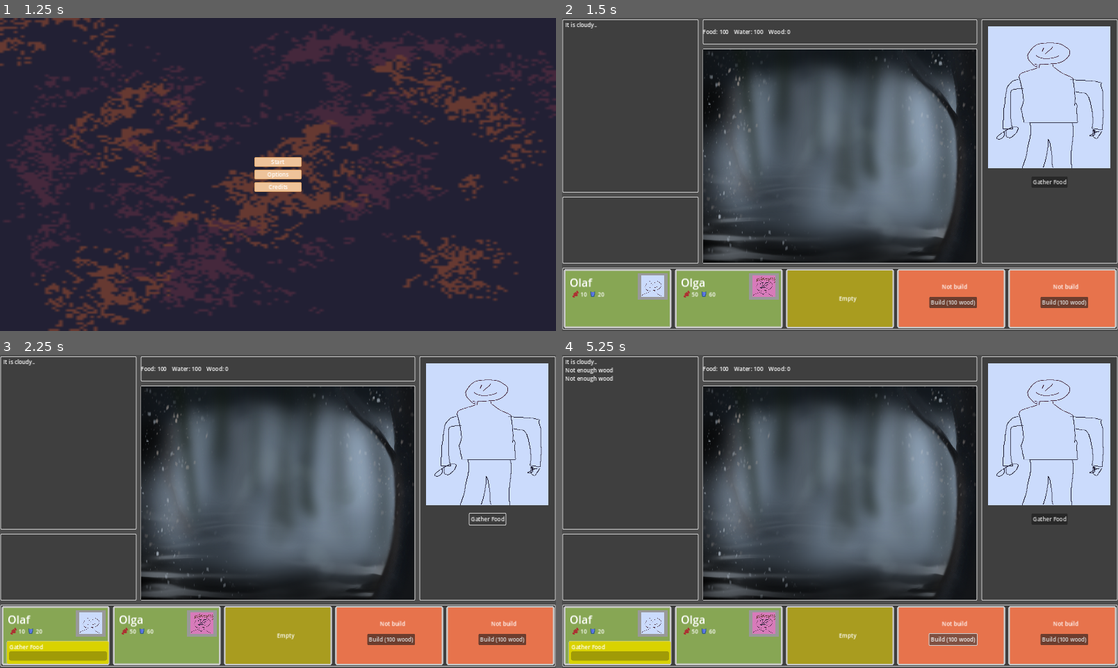
Above: before the commit, frames 1-4 (two rows, left to right).
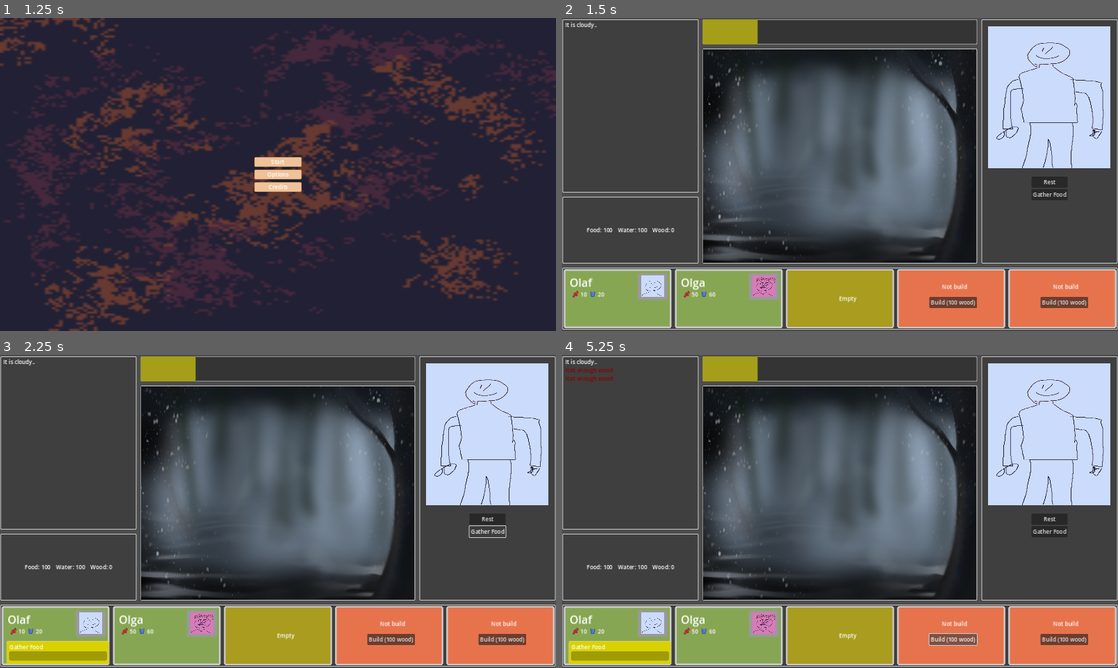
Above: after the commit, the same moments.

Repository: KoB-Kirito/Ludum-Dare-54
Game: Godot game, scene res://game/menu/title_screen.tscn
Same seed, same stepped clock (60 frames per second), same inputs: the game is played once before the commit and once after it.
Inputs (mouse positions are in pixels of both pictures, inside the frame that each line leads up to):
- Up to frame 1 (1.25 s): tap Enter at 0.5 s; move the mouse to (400, 158) at 0.52 s; click (400, 158) at 0.67 s
- Up to frame 2 (1.5 s): click "Start" at 1.25 s
- Up to frame 3 (2.25 s): click "Gather Food" at 2 s
- Up to frame 4 (5.25 s): click "Gather Food" (after the commit: "Rest") at 2.75 s; click "Build (100 wood)" at 3.5 s; click "Gather Food" (after the commit: "Rest") at 4.25 s; click "Build (100 wood)" at 5 s

Frame 1 is identical in both runs. In frame 2, 1.3% of the frame differs, in the area x 4-91%, y 0-69%; in frame 3, 1.4%; in frame 4, 1.5%, in the area x 0-91%, y 0-69%.

Commit message:
Characters appear randomly

Diff:
--- a/game/main/bed.gd
+++ b/game/main/bed.gd
@@ -75,7 +75,7 @@
 
 func _on_build_button_pressed() -> void:
 	if Globals.wood < 100:
-		Events.show_text.emit("Not enough wood")
+		Events.show_text.emit("Not enough wood", Color.DARK_RED)
 		return
 
 	Globals.wood -= 100
--- a/game/main/main.tscn
+++ b/game/main/main.tscn
@@ -14,11 +14,13 @@
 [ext_resource type="Texture2D" uid="uid://cpqna4n44yo76" path="res://assets/shelter_afternoon.png" id="5_a1pxu"]
 [ext_resource type="Texture2D" uid="uid://dcfnobqhjuxwc" path="res://assets/shelter_evening.png" id="6_5d6ox"]
 [ext_resource type="Texture2D" uid="uid://c8aqn0afsg7y6" path="res://assets/characters/olga.png" id="6_8xp8g"]
+[ext_resource type="Texture2D" uid="uid://ch8gn1t4ntb5q" path="res://assets/characters/emily.png" id="6_recy5"]
 [ext_resource type="Texture2D" uid="uid://cnt0mqefrc6ni" path="res://assets/shelter_night.png" id="7_dw64p"]
-[ext_resource type="Texture2D" uid="uid://ch8gn1t4ntb5q" path="res://assets/CharacterImages/Emily_Screenshot.png" id="7_f6bnv"]
 [ext_resource type="Texture2D" uid="uid://dmtrnpnk1ahsj" path="res://assets/characters/olga_portrait.png" id="7_pmpj5"]
+[ext_resource type="Texture2D" uid="uid://c1rkxq1i2vk34" path="res://assets/characters/emily_portrait.png" id="7_wclki"]
 [ext_resource type="Script" path="res://game/main/managers/action_manager.gd" id="8_bedgx"]
-[ext_resource type="Texture2D" uid="uid://c1rkxq1i2vk34" path="res://assets/CharacterImages/Emily_Screenshot_Portrait.png" id="8_uujek"]
+[ext_resource type="Texture2D" uid="uid://cmcoaurheiyf8" path="res://assets/characters/lizz.png" id="10_b1hmk"]
+[ext_resource type="Texture2D" uid="uid://bd40rskyv06q1" path="res://assets/characters/lizz_portrait.png" id="11_o2e3c"]
 [ext_resource type="AudioStream" uid="uid://bgyogqxddrekg" path="res://assets/sounds/shs_cyber_button_ui_shooter_military_2.wav" id="14_443j1"]
 [ext_resource type="Script" path="res://game/main/ui.gd" id="15_vc2hc"]
 [ext_resource type="Script" path="res://game/actions/gather_water.gd" id="17_3u541"]
@@ -36,18 +38,38 @@
 script = ExtResource("17_3u541")
 amount = 1
 
-[sub_resource type="Resource" id="Resource_06p4a"]
-script = ExtResource("18_5ewfh")
-amount = 1
-
 [sub_resource type="Resource" id="Resource_bncd3"]
 script = ExtResource("3_y8oa7")
 name = "Emily"
-portrait = ExtResource("8_uujek")
-image = ExtResource("7_f6bnv")
+portrait = ExtResource("7_wclki")
+image = ExtResource("6_recy5")
 hunger = 2
 thirst = 3
-actions = Array[ExtResource("3_veadd")]([SubResource("Resource_e5twr"), SubResource("Resource_htoye"), SubResource("Resource_mjvpr"), SubResource("Resource_06p4a")])
+actions = Array[ExtResource("3_veadd")]([SubResource("Resource_e5twr"), SubResource("Resource_htoye"), SubResource("Resource_mjvpr")])
+
+[sub_resource type="Resource" id="Resource_q8sb1"]
+script = ExtResource("3_veadd")
+
+[sub_resource type="Resource" id="Resource_ygnup"]
+script = ExtResource("3_66gar")
+amount = 1
+
+[sub_resource type="Resource" id="Resource_2mwpi"]
+script = ExtResource("17_3u541")
+amount = 1
+
+[sub_resource type="Resource" id="Resource_5eup4"]
+script = ExtResource("18_5ewfh")
+amount = 1
+
+[sub_resource type="Resource" id="Resource_wyucf"]
+script = ExtResource("3_y8oa7")
+name = "Lizz"
+portrait = ExtResource("11_o2e3c")
+image = ExtResource("10_b1hmk")
+hunger = 4
+thirst = 5
+actions = Array[ExtResource("3_veadd")]([SubResource("Resource_q8sb1"), SubResource("Resource_ygnup"), SubResource("Resource_2mwpi"), SubResource("Resource_5eup4")])
 
 [sub_resource type="StyleBoxFlat" id="StyleBoxFlat_36111"]
 bg_color = Color(0.247059, 0.247059, 0.247059, 1)
@@ -60,6 +82,16 @@
 corner_radius_bottom_right = 3
 corner_radius_bottom_left = 3
 
+[sub_resource type="StyleBoxFlat" id="StyleBoxFlat_67aux"]
+bg_color = Color(0.643137, 0.619608, 0.0980392, 1)
+corner_radius_top_left = 5
+corner_radius_top_right = 5
+corner_radius_bottom_right = 5
+corner_radius_bottom_left = 5
+
+[sub_resource type="Resource" id="Resource_m02x4"]
+script = ExtResource("3_veadd")
+
 [sub_resource type="Resource" id="Resource_bumkp"]
 script = ExtResource("3_66gar")
 amount = null
@@ -71,7 +103,10 @@
 image = ExtResource("3_n4fpq")
 hunger = 10
 thirst = 20
-actions = Array[ExtResource("3_veadd")]([SubResource("Resource_bumkp")])
+actions = Array[ExtResource("3_veadd")]([SubResource("Resource_m02x4"), SubResource("Resource_bumkp")])
+
+[sub_resource type="Resource" id="Resource_32xf0"]
+script = ExtResource("3_veadd")
 
 [sub_resource type="Resource" id="Resource_wt2mr"]
 script = ExtResource("17_3u541")
@@ -88,7 +123,7 @@
 image = ExtResource("6_8xp8g")
 hunger = 50
 thirst = 60
-actions = Array[ExtResource("3_veadd")]([SubResource("Resource_wt2mr"), SubResource("Resource_8tjcw")])
+actions = Array[ExtResource("3_veadd")]([SubResource("Resource_32xf0"), SubResource("Resource_wt2mr"), SubResource("Resource_8tjcw")])
 
 [node name="Main" type="Control"]
 layout_mode = 3
@@ -104,7 +139,7 @@
 [node name="CharacterManager" type="Node" parent="Logic"]
 unique_name_in_owner = true
 script = ExtResource("2_414vw")
-characters = Array[ExtResource("3_y8oa7")]([SubResource("Resource_bncd3")])
+characters = Array[ExtResource("3_y8oa7")]([SubResource("Resource_bncd3"), SubResource("Resource_wyucf")])
 
 [node name="PhaseManager" type="Node" parent="Logic"]
 unique_name_in_owner = true
@@ -193,6 +228,30 @@
 layout_mode = 2
 theme_override_styles/panel = SubResource("StyleBoxFlat_36111")
 
+[node name="ResourcesContainer" type="HBoxContainer" parent="UI/VBoxContainer/TopContainer/TopLeftContainer/DepotContainer"]
+layout_mode = 2
+size_flags_horizontal = 3
+theme_override_constants/separation = 16
+alignment = 1
+
+[node name="FoodLabel" type="Label" parent="UI/VBoxContainer/TopContainer/TopLeftContainer/DepotContainer/ResourcesContainer"]
+unique_name_in_owner = true
+layout_mode = 2
+text = "Food: 100
+"
+
+[node name="WaterLabel" type="Label" parent="UI/VBoxContainer/TopContainer/TopLeftContainer/DepotContainer/ResourcesContainer"]
+unique_name_in_owner = true
+layout_mode = 2
+text = "Water: 100
+"
+
+[node name="WoodLabel" type="Label" parent="UI/VBoxContainer/TopContainer/TopLeftContainer/DepotContainer/ResourcesContainer"]
+unique_name_in_owner = true
+layout_mode = 2
+text = "Wood: 0
+"
+
 [node name="TopMiddleContainer" type="VBoxContainer" parent="UI/VBoxContainer/TopContainer"]
 layout_mode = 2
 size_flags_horizontal = 3
@@ -209,32 +268,15 @@
 layout_mode = 2
 theme_override_styles/panel = SubResource("StyleBoxFlat_36111")
 
-[node name="HBoxContainer" type="HBoxContainer" parent="UI/VBoxContainer/TopContainer/TopMiddleContainer/TopMiddleTopContainer"]
-layout_mode = 2
-alignment = 2
-
-[node name="ResourcesContainer" type="HBoxContainer" parent="UI/VBoxContainer/TopContainer/TopMiddleContainer/TopMiddleTopContainer/HBoxContainer"]
-layout_mode = 2
-size_flags_horizontal = 3
-theme_override_constants/separation = 16
-
-[node name="FoodLabel" type="Label" parent="UI/VBoxContainer/TopContainer/TopMiddleContainer/TopMiddleTopContainer/HBoxContainer/ResourcesContainer"]
-unique_name_in_owner = true
-layout_mode = 2
-text = "Food: 100
-"
-
-[node name="WaterLabel" type="Label" parent="UI/VBoxContainer/TopContainer/TopMiddleContainer/TopMiddleTopContainer/HBoxContainer/ResourcesContainer"]
-unique_name_in_owner = true
-layout_mode = 2
-text = "Water: 100
-"
-
-[node name="WoodLabel" type="Label" parent="UI/VBoxContainer/TopContainer/TopMiddleContainer/TopMiddleTopContainer/HBoxContainer/ResourcesContainer"]
-unique_name_in_owner = true
-layout_mode = 2
-text = "Wood: 0
-"
+[node name="DayProgress" type="ProgressBar" parent="UI/VBoxContainer/TopContainer/TopMiddleContainer/TopMiddleTopContainer"]
+unique_name_in_owner = true
+layout_mode = 2
+size_flags_vertical = 1
+theme_override_styles/fill = SubResource("StyleBoxFlat_67aux")
+max_value = 5.0
+step = 1.0
+value = 1.0
+show_percentage = false
 
 [node name="ShelterContainer" type="MarginContainer" parent="UI/VBoxContainer/TopContainer/TopMiddleContainer"]
 layout_mode = 2
--- a/game/main/managers/action_manager.gd
+++ b/game/main/managers/action_manager.gd
@@ -10,12 +10,12 @@
 
 func on_food_collected(amount: int) -> void:
 	Globals.food += amount
-	Events.show_text.emit(str(amount) + " food collected")
+	Events.show_text.emit(str(amount) + " food collected", Color.GREEN_YELLOW)
 
 func on_water_collected(amount: int) -> void:
 	Globals.water += amount
-	Events.show_text.emit(str(amount) + " water collected")
+	Events.show_text.emit(str(amount) + " water collected", Color.GREEN_YELLOW)
 
 func on_wood_collected(amount: int) -> void:
 	Globals.wood += amount
-	Events.show_text.emit(str(amount) + " wood collected")
+	Events.show_text.emit(str(amount) + " wood collected", Color.GREEN_YELLOW)
--- a/game/main/managers/phase_manager.gd
+++ b/game/main/managers/phase_manager.gd
@@ -43,6 +43,7 @@
 	if current_phase > NIGHT:
 		current_phase = MORNING
 
+	%DayProgress.value = current_phase
 	set_background(current_phase)
 
 	if current_phase == MORNING:
@@ -53,6 +54,25 @@
 	# check events
 	# trigger events
 	# break
+
+	if randi() % 4 == 0:
+		var new_character = %CharacterManager.get_random_character()
+		if new_character != null:
+			Events.show_text.emit("A new character appeared! (choices follor..)", Color.FUCHSIA)
+			var bed_found: bool = false
+			for bed: Bed in beds:
+				if bed.available:
+					bed.character = new_character
+					bed.update_character()
+					bed_found = true
+					break
+
+			if bed_found:
+				Events.show_text.emit(new_character.name + " joins your group", Color.GREEN)
+			else:
+				Events.show_text.emit("You sent " + new_character.name + " away, because you had no bed available..", Color.RED)
+
+
 
 	# auto-advance if still occupied
 	for bed: Bed in beds:
Renamed: assets/CharacterImages/Emily_Screenshot.png -> assets/characters/emily.png
Not shown, changed: assets/characters/emily.png.import
Renamed: assets/CharacterImages/Emily_Screenshot_Portrait.png -> assets/characters/emily_portrait.png
Not shown, added: assets/characters/emily_portrait.png.import
Binary file added: assets/characters/lizz.png
Not shown, added: assets/characters/lizz.png.import
Binary file added: assets/characters/lizz_portrait.png
Not shown, changed: assets/characters/lizz_portrait.png.import
Not shown: 1 places in game/main/main.tscn that only renumber resources
